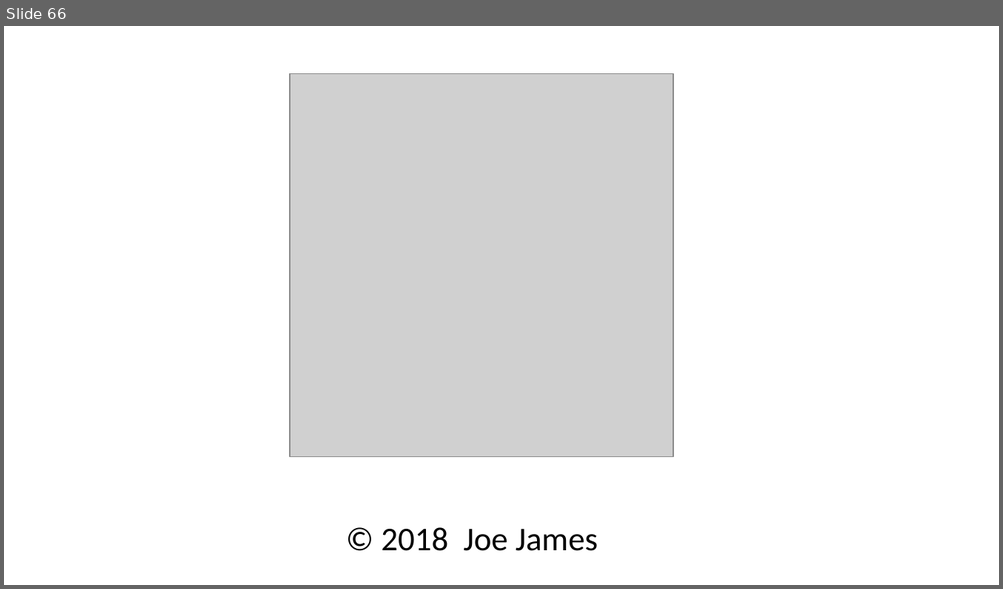
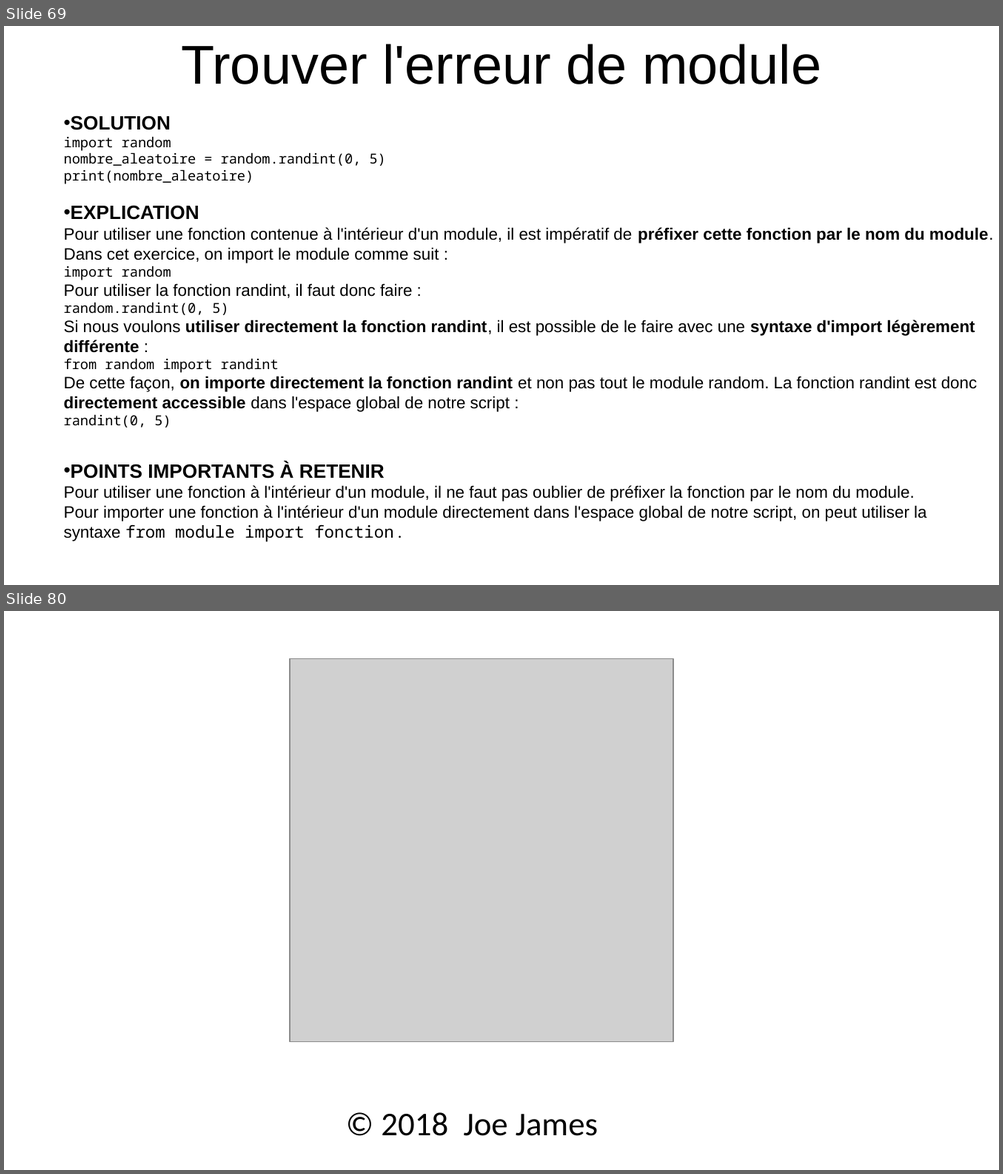
Before and after one commit to julienPalleau/Udemy, a slide deck: PythonParLaPratique 101 exercices/Python in 90 minutes [Enregistrement automatique].pptx. Shown one above the other, each under a label of ours: slide 66 before the commit, slides 69 and 80 after it; the slides between them are not shown. The pictures are 1003x589 and 1003x1174 pixels, drawn with LibreOffice and Linux fonts; fonts in the diff are those of the drawing; grey boxes stand for pictures. Boxes give left, top, right and bottom in pixels: in the first picture for what was removed or moved away, otherwise in the second. Text is boxed around its words. In the diff, an @@ line names an element or a change of style, - is before the commit and + after.

```diff
--- a/PythonParLaPratique 101 exercices/Python in 90 minutes [Enregistrement automatique].pptx
+++ b/PythonParLaPratique 101 exercices/Python in 90 minutes [Enregistrement automatique].pptx
@@ slide 69 added at box(4, 26, 999, 585), background #FFFFFF @@
@@ title added at box(181, 44, 821, 84), 39.6 pt, text #000000 @@
+Trouver l'erreur de module
@@ text added at box(64, 116, 993, 543), 12 pt, text #000000 @@
+• SOLUTION
+import random
+nombre_aleatoire = random.randint(0, 5)
+print(nombre_aleatoire)
+• EXPLICATION
+Pour utiliser une fonction contenue à l'intérieur d'un module, il est impératif de préfixer cette fonction par le nom du module.
+Dans cet exercice, on import le module comme suit :
+import random
+Pour utiliser la fonction randint, il faut donc faire :
+random.randint(0, 5)
+Si nous voulons utiliser directement la fonction randint, il est possible de le faire avec une syntaxe d'import légèrement
+différente :
+from random import randint
+De cette façon, on importe directement la fonction randint et non pas tout le module random. La fonction randint est donc
+directement accessible dans l'espace global de notre script :
+randint(0, 5)
+• POINTS IMPORTANTS À RETENIR
+Pour utiliser une fonction à l'intérieur d'un module, il ne faut pas oublier de préfixer la fonction par le nom du module.
+Pour importer une fonction à l'intérieur d'un module directement dans l'espace global de notre script, on peut utiliser la
+syntaxe from module import fonction .
@@ what was slide 66 is now slide 80 @@
```
Also in this commit, not shown: 13 other slides added.
